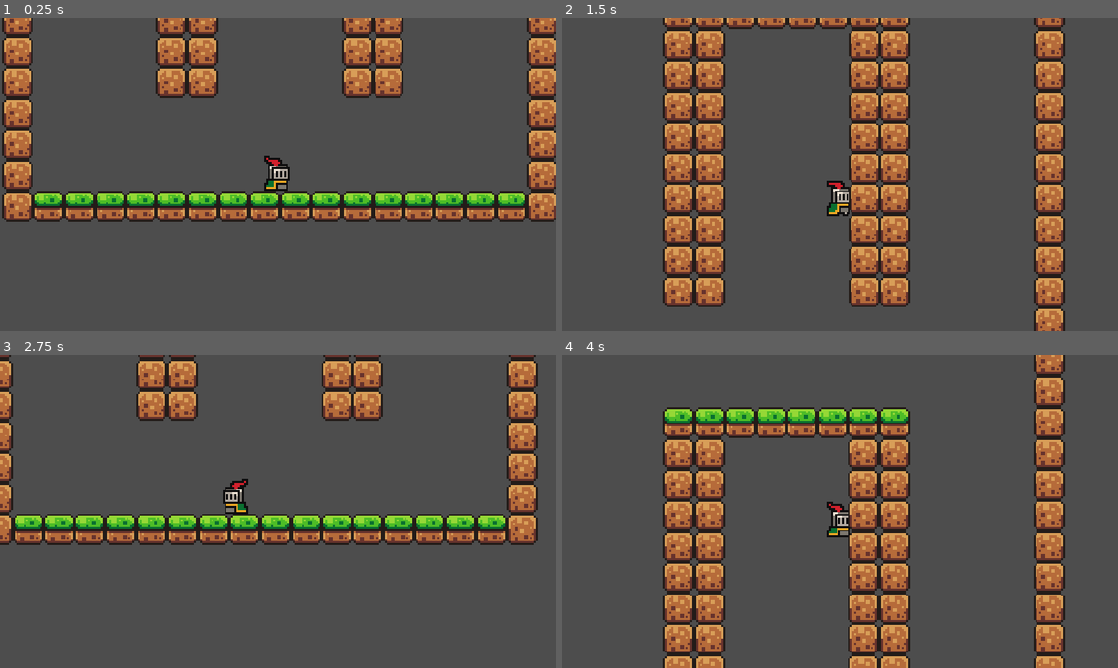
Above: before the commit, frames 1-4 (two rows, left to right).
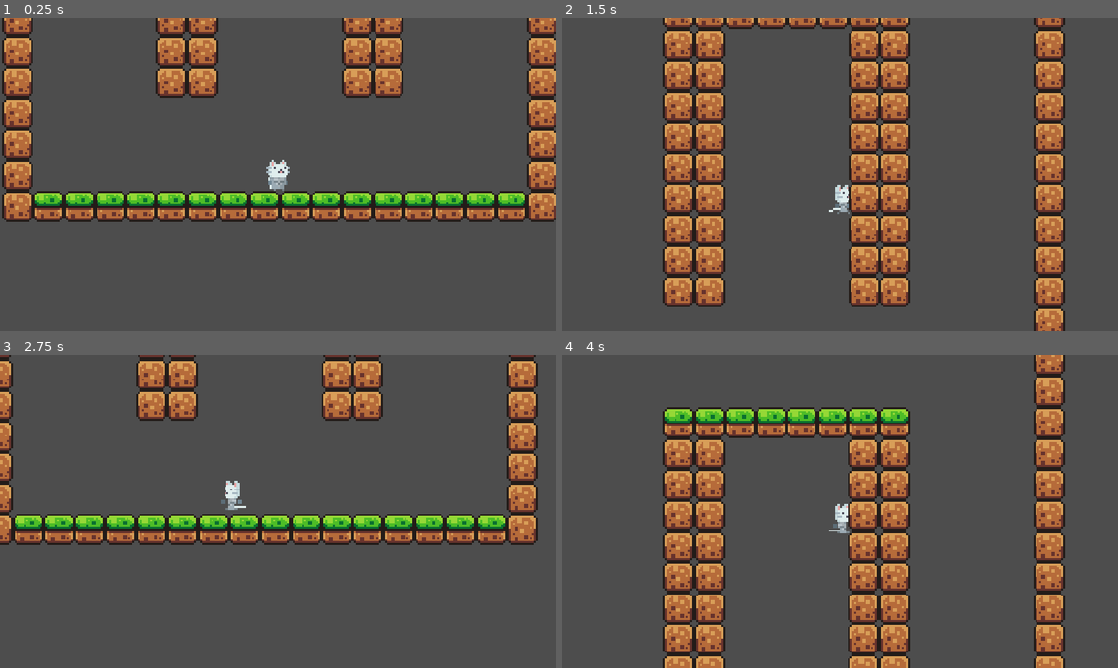
Above: after the commit, the same moments.

Repository: jakobjakobb/DDU-GODOT
Game: Godot game, scene res://scenes/game.tscn
The game is run twice, just before and just after one commit, with the same random seed, the same clock (stepped at 60 frames per second) and the same inputs.
Inputs:
- Up to frame 1 (0.25 s): no input
- Up to frame 2 (1.5 s): hold D (right) from 0.53 s (still down); tap Space (jump) at 0.6, 0.77, 1.07, 1.35 s
- Up to frame 3 (2.75 s): tap Space (jump) at 1.52, 1.82, 2.1 s; release D (right) at 2.03 s; hold A (left) from 2.03 s (still down)
- Up to frame 4 (4 s): release A (left) at 2.78 s; hold D (right) from 2.78 s (still down); tap Space (jump) at 2.85, 3.02, 3.32, 3.6, 3.77 s

The runs differ from the first frame. In frame 1, 0.4% of the frame differs, in the area x 47-53%, y 44-56%; in frame 2, 0.4%; in frame 3, 0.4%; in frame 4, 0.4%.

Commit message:
new player-sprite

Diff:
--- a/scenes/player.tscn
+++ b/scenes/player.tscn
@@ -2,6 +2,115 @@
 
 [ext_resource type="Texture2D" uid="uid://t8djfyss3ija" path="res://assets/sprites/knight.png" id="1_3vyb7"]
 [ext_resource type="Script" uid="uid://dv2gvdfikhrsm" path="res://scripts/player.gd" id="1_g2els"]
+[ext_resource type="Texture2D" uid="uid://bxmql1umwwfnb" path="res://assets/sprites/meow.png" id="2_qhqgy"]
+
+[sub_resource type="AtlasTexture" id="AtlasTexture_jc3p3"]
+atlas = ExtResource("2_qhqgy")
+region = Rect2(64, 128, 32, 32)
+
+[sub_resource type="AtlasTexture" id="AtlasTexture_a38lo"]
+atlas = ExtResource("2_qhqgy")
+region = Rect2(0, 32, 32, 32)
+
+[sub_resource type="AtlasTexture" id="AtlasTexture_4ni07"]
+atlas = ExtResource("2_qhqgy")
+region = Rect2(32, 32, 32, 32)
+
+[sub_resource type="AtlasTexture" id="AtlasTexture_l71n6"]
+atlas = ExtResource("2_qhqgy")
+region = Rect2(64, 32, 32, 32)
+
+[sub_resource type="AtlasTexture" id="AtlasTexture_ke2ow"]
+atlas = ExtResource("2_qhqgy")
+region = Rect2(96, 32, 32, 32)
+
+[sub_resource type="AtlasTexture" id="AtlasTexture_ujl30"]
+atlas = ExtResource("2_qhqgy")
+region = Rect2(128, 32, 32, 32)
+
+[sub_resource type="AtlasTexture" id="AtlasTexture_31cv2"]
+atlas = ExtResource("2_qhqgy")
+region = Rect2(160, 32, 32, 32)
+
+[sub_resource type="AtlasTexture" id="AtlasTexture_hax0n"]
+atlas = ExtResource("2_qhqgy")
+region = Rect2(0, 64, 32, 32)
+
+[sub_resource type="AtlasTexture" id="AtlasTexture_t4otl"]
+atlas = ExtResource("2_qhqgy")
+region = Rect2(32, 64, 32, 32)
+
+[sub_resource type="AtlasTexture" id="AtlasTexture_j2b1d"]
+atlas = ExtResource("2_qhqgy")
+region = Rect2(64, 64, 32, 32)
+
+[sub_resource type="AtlasTexture" id="AtlasTexture_cs1tg"]
+atlas = ExtResource("2_qhqgy")
+region = Rect2(96, 64, 32, 32)
+
+[sub_resource type="AtlasTexture" id="AtlasTexture_2dvfe"]
+atlas = ExtResource("2_qhqgy")
+region = Rect2(128, 64, 32, 32)
+
+[sub_resource type="AtlasTexture" id="AtlasTexture_giy8y"]
+atlas = ExtResource("2_qhqgy")
+region = Rect2(160, 64, 32, 32)
+
+[sub_resource type="AtlasTexture" id="AtlasTexture_fdfoy"]
+atlas = ExtResource("2_qhqgy")
+region = Rect2(192, 64, 32, 32)
+
+[sub_resource type="AtlasTexture" id="AtlasTexture_hhpqf"]
+atlas = ExtResource("2_qhqgy")
+region = Rect2(224, 64, 32, 32)
+
+[sub_resource type="AtlasTexture" id="AtlasTexture_g5jhy"]
+atlas = ExtResource("2_qhqgy")
+region = Rect2(256, 64, 32, 32)
+
+[sub_resource type="AtlasTexture" id="AtlasTexture_holxr"]
+atlas = ExtResource("2_qhqgy")
+region = Rect2(288, 64, 32, 32)
+
+[sub_resource type="AtlasTexture" id="AtlasTexture_mx1m4"]
+atlas = ExtResource("2_qhqgy")
+region = Rect2(320, 64, 32, 32)
+
+[sub_resource type="AtlasTexture" id="AtlasTexture_4gjji"]
+atlas = ExtResource("2_qhqgy")
+region = Rect2(352, 64, 32, 32)
+
+[sub_resource type="AtlasTexture" id="AtlasTexture_pf23h"]
+atlas = ExtResource("2_qhqgy")
+region = Rect2(0, 0, 32, 32)
+
+[sub_resource type="AtlasTexture" id="AtlasTexture_dt7fs"]
+atlas = ExtResource("2_qhqgy")
+region = Rect2(32, 0, 32, 32)
+
+[sub_resource type="AtlasTexture" id="AtlasTexture_wqfne"]
+atlas = ExtResource("2_qhqgy")
+region = Rect2(64, 0, 32, 32)
+
+[sub_resource type="AtlasTexture" id="AtlasTexture_wnwbv"]
+atlas = ExtResource("2_qhqgy")
+region = Rect2(96, 0, 32, 32)
+
+[sub_resource type="AtlasTexture" id="AtlasTexture_gl8cc"]
+atlas = ExtResource("2_qhqgy")
+region = Rect2(128, 0, 32, 32)
+
+[sub_resource type="AtlasTexture" id="AtlasTexture_487ah"]
+atlas = ExtResource("2_qhqgy")
+region = Rect2(160, 0, 32, 32)
+
+[sub_resource type="AtlasTexture" id="AtlasTexture_md1ol"]
+atlas = ExtResource("2_qhqgy")
+region = Rect2(192, 0, 32, 32)
+
+[sub_resource type="AtlasTexture" id="AtlasTexture_bj30b"]
+atlas = ExtResource("2_qhqgy")
+region = Rect2(224, 0, 32, 32)
 
 [sub_resource type="AtlasTexture" id="AtlasTexture_g2els"]
 atlas = ExtResource("1_3vyb7")
@@ -87,6 +196,107 @@
 animations = [{
 "frames": [{
 "duration": 1.0,
+"texture": SubResource("AtlasTexture_jc3p3")
+}],
+"loop": 1,
+"name": &"climb",
+"speed": 5.0
+}, {
+"frames": [{
+"duration": 1.0,
+"texture": SubResource("AtlasTexture_a38lo")
+}, {
+"duration": 1.0,
+"texture": SubResource("AtlasTexture_4ni07")
+}, {
+"duration": 1.0,
+"texture": SubResource("AtlasTexture_l71n6")
+}, {
+"duration": 1.0,
+"texture": SubResource("AtlasTexture_ke2ow")
+}, {
+"duration": 1.0,
+"texture": SubResource("AtlasTexture_ujl30")
+}, {
+"duration": 1.0,
+"texture": SubResource("AtlasTexture_31cv2")
+}],
+"loop": 1,
+"name": &"idle",
+"speed": 10.0
+}, {
+"frames": [{
+"duration": 1.0,
+"texture": SubResource("AtlasTexture_hax0n")
+}, {
+"duration": 1.0,
+"texture": SubResource("AtlasTexture_t4otl")
+}, {
+"duration": 1.0,
+"texture": SubResource("AtlasTexture_j2b1d")
+}, {
+"duration": 1.0,
+"texture": SubResource("AtlasTexture_cs1tg")
+}, {
+"duration": 1.0,
+"texture": SubResource("AtlasTexture_2dvfe")
+}, {
+"duration": 1.0,
+"texture": SubResource("AtlasTexture_giy8y")
+}, {
+"duration": 1.0,
+"texture": SubResource("AtlasTexture_fdfoy")
+}, {
+"duration": 1.0,
+"texture": SubResource("AtlasTexture_hhpqf")
+}, {
+"duration": 1.0,
+"texture": SubResource("AtlasTexture_g5jhy")
+}, {
+"duration": 1.0,
+"texture": SubResource("AtlasTexture_holxr")
+}, {
+"duration": 1.0,
+"texture": SubResource("AtlasTexture_mx1m4")
+}, {
+"duration": 1.0,
+"texture": SubResource("AtlasTexture_4gjji")
+}],
+"loop": 1,
+"name": &"jump",
+"speed": 10.0
+}, {
+"frames": [{
+"duration": 1.0,
+"texture": SubResource("AtlasTexture_pf23h")
+}, {
+"duration": 1.0,
+"texture": SubResource("AtlasTexture_dt7fs")
+}, {
+"duration": 1.0,
+"texture": SubResource("AtlasTexture_wqfne")
+}, {
+"duration": 1.0,
+"texture": SubResource("AtlasTexture_wnwbv")
+}, {
+"duration": 1.0,
+"texture": SubResource("AtlasTexture_gl8cc")
+}, {
+"duration": 1.0,
+"texture": SubResource("AtlasTexture_487ah")
+}, {
+"duration": 1.0,
+"texture": SubResource("AtlasTexture_md1ol")
+}, {
+"duration": 1.0,
+"texture": SubResource("AtlasTexture_bj30b")
+}],
+"loop": 1,
+"name": &"walk",
+"speed": 10.0
+}, {
+"frames": [{
+"duration": 1.0,
 "texture": SubResource("AtlasTexture_g2els")
 }, {
 "duration": 1.0,
@@ -99,7 +309,7 @@
 "texture": SubResource("AtlasTexture_qlg0r")
 }],
 "loop": 1,
-"name": &"idle",
+"name": &"zidle.old",
 "speed": 10.0
 }, {
 "frames": [{
@@ -152,7 +362,7 @@
 "texture": SubResource("AtlasTexture_i4ail")
 }],
 "loop": 1,
-"name": &"walk",
+"name": &"zwalk.old",
 "speed": 10.0
 }]
 
@@ -164,11 +374,11 @@
 script = ExtResource("1_g2els")
 
 [node name="AnimatedSprite2D" type="AnimatedSprite2D" parent="." unique_id=1052826947]
-position = Vector2(0, -12)
+position = Vector2(0, -8)
 sprite_frames = SubResource("SpriteFrames_g4v7s")
-animation = &"idle"
+animation = &"climb"
 autoplay = "idle"
-frame_progress = 0.26056936
+frame_progress = 0.8220715
 
 [node name="CollisionShape2D" type="CollisionShape2D" parent="." unique_id=2103224810]
 position = Vector2(0, -7)
Binary file added: assets/sprites/meow.png
Not shown, added: assets/sprites/meow.png.import
